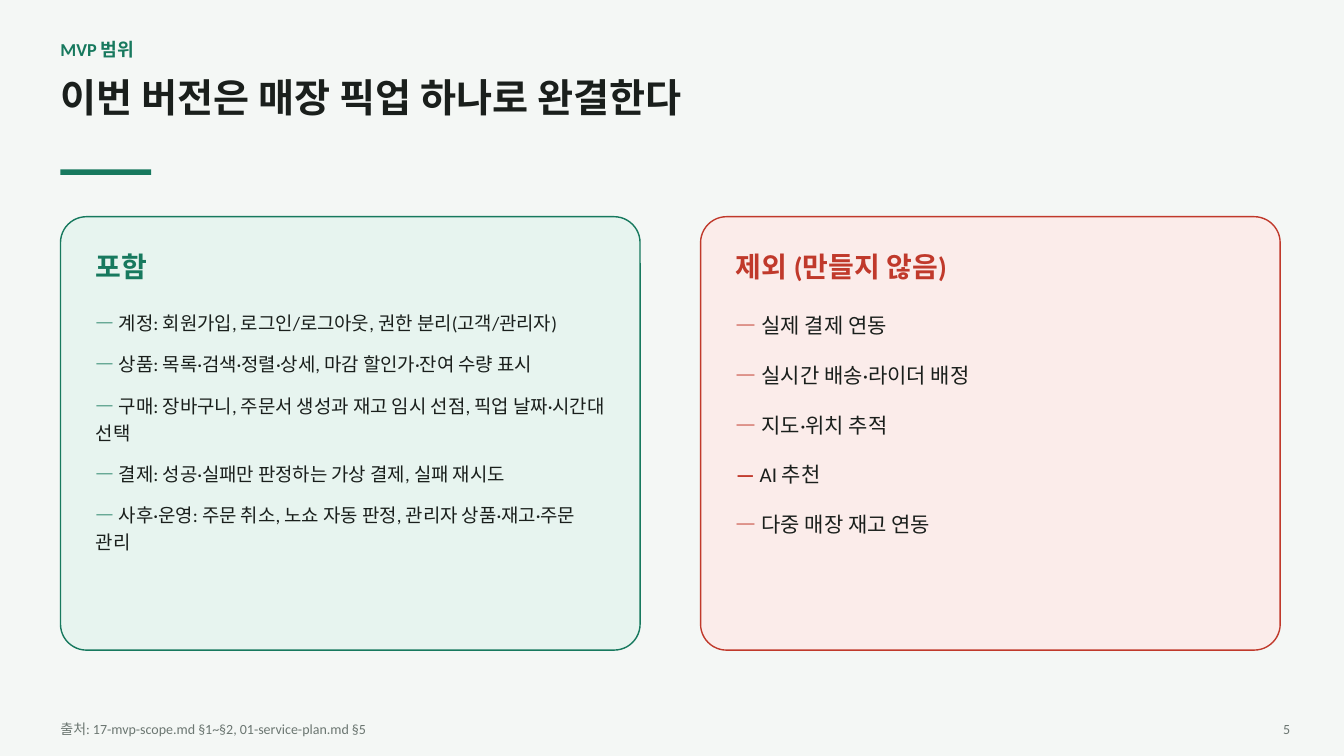
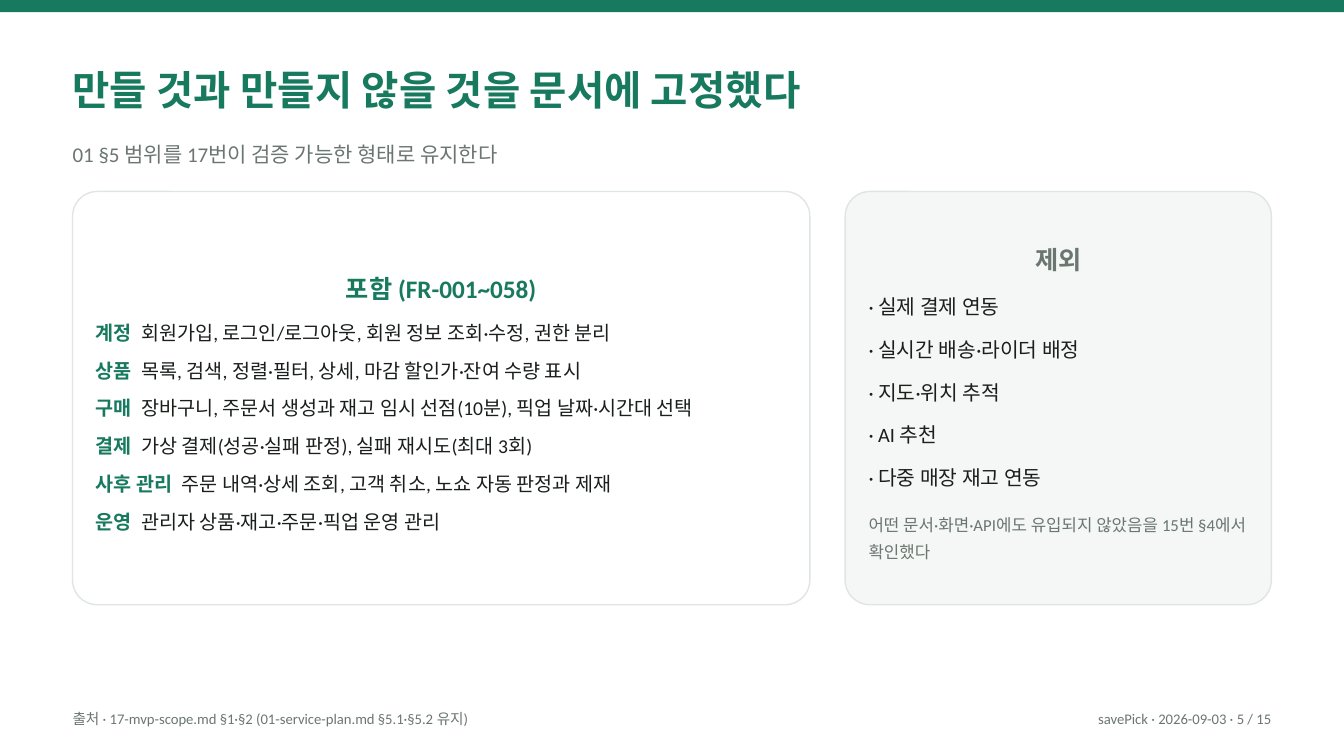
Before and after one commit to eom-tae-in/product-engineering-lab, a slide deck: slide 5 of projects/save-pick/deliverables/save-pick-overview.pptx. Drawn at 1344x756 pixels with LibreOffice and Linux fonts; fonts in the diff are those of the drawing. Boxes give left, top, right and bottom in pixels: in the first picture for what was removed or moved away, otherwise in the second. Text is boxed around its words. In the diff, an @@ line names an element or a change of style, - is before the commit and + after.

```diff
--- a/projects/save-pick/deliverables/save-pick-overview.pptx
+++ b/projects/save-pick/deliverables/save-pick-overview.pptx
@@ rectangle resized from (x1=0, y1=0, x2=1344, y2=756) to (x1=0, y1=0, x2=1344, y2=12) @@
@@ rectangle at (x1=0, y1=0, x2=1344, y2=12): fill #F4F7F5 to #17795E @@
@@ text at (x1=73, y1=71, x2=800, y2=109): text changed; size 13 to 29 pt @@
-MVP 범위
+만들 것과 만들지 않을 것을 문서에 고정했다
@@ text at (x1=73, y1=144, x2=497, y2=164): text changed; size 28 to 15 pt; text colour #1A1F1C to #6B7671; bold off @@
-이번 버전은 매장 픽업 하나로 완결한다
+01 §5 범위를 17번이 검증 가능한 형태로 유지한다
@@ rectangle removed at (x1=60, y1=169, x2=151, y2=175) @@
@@ rounded rectangle "포함 (FR-001~058)" resized from (x1=96, y1=314, x2=604, y2=551) to (x1=73, y1=192, x2=810, y2=605) @@
@@ rounded rectangle "포함 (FR-001~058)" at (x1=73, y1=192, x2=810, y2=605): vertical alignment top to middle; fill none to #FFFFFF; outline none to #DFE6E2 1 pt @@
@@ rounded rectangle "제외" resized from (x1=760, y1=315, x2=970, y2=534) to (x1=845, y1=192, x2=1271, y2=605) @@
@@ rounded rectangle "제외" at (x1=845, y1=192, x2=1271, y2=605): vertical alignment top to middle; fill none to #F4F7F5; outline none to #DFE6E2 1 pt @@
@@ rounded rectangle removed at (x1=60, y1=217, x2=640, y2=650) @@
@@ rounded rectangle removed at (x1=701, y1=217, x2=1280, y2=650) @@
@@ text removed at (x1=96, y1=253, x2=148, y2=280) @@
-포함
@@ text removed at (x1=736, y1=253, x2=946, y2=281) @@
-제외 (만들지 않음)
@@ text in rounded rectangle at (x1=869, y1=248, x2=1246, y2=560): text changed; size 15 to 14.5 pt @@
-— 실제 결제 연동
-— 실시간 배송·라이더 배정
-— 지도·위치 추적
-— AI 추천
-— 다중 매장 재고 연동
+제외
+· 실제 결제 연동
+· 실시간 배송·라이더 배정
+· 지도·위치 추적
+· AI 추천
+· 다중 매장 재고 연동
+어떤 문서·화면·API에도 유입되지 않았음을 15번 §4에서 확인했다
@@ text in rounded rectangle at (x1=96, y1=276, x2=693, y2=531): text changed; size 13.5 to 14 pt @@
-— 계정: 회원가입, 로그인/로그아웃, 권한 분리(고객/관리자)
-— 상품: 목록·검색·정렬·상세, 마감 할인가·잔여 수량 표시
-— 구매: 장바구니, 주문서 생성과 재고 임시 선점, 픽업 날짜·시간대 선택
-— 결제: 성공·실패만 판정하는 가상 결제, 실패 재시도
-— 사후·운영: 주문 취소, 노쇼 자동 판정, 관리자 상품·재고·주문 관리
+포함 (FR-001~058)
+계정 회원가입, 로그인/로그아웃, 회원 정보 조회·수정, 권한 분리
+상품 목록, 검색, 정렬·필터, 상세, 마감 할인가·잔여 수량 표시
+구매 장바구니, 주문서 생성과 재고 임시 선점(10분), 픽업 날짜·시간대 선택
+결제 가상 결제(성공·실패 판정), 실패 재시도(최대 3회)
+사후 관리 주문 내역·상세 조회, 고객 취소, 노쇼 자동 판정과 제재
+운영 관리자 상품·재고·주문·픽업 운영 관리
@@ text at (x1=73, y1=712, x2=468, y2=727): text changed; size 10 to 10.5 pt @@
-출처: 17-mvp-scope.md §1~§2, 01-service-plan.md §5
+출처 · 17-mvp-scope.md §1·§2 (01-service-plan.md §5.1·§5.2 유지)
@@ text added at (x1=1098, y1=714, x2=1271, y2=724), 10.5 pt, text #6B7671 @@
+savePick · 2026-09-03 · 5 / 15
@@ text removed at (x1=1283, y1=725, x2=1290, y2=734) @@
-5
```
Also in this commit, not shown: 5 other slides changed, 9 slides added, 8 slides removed, 2 other files.
